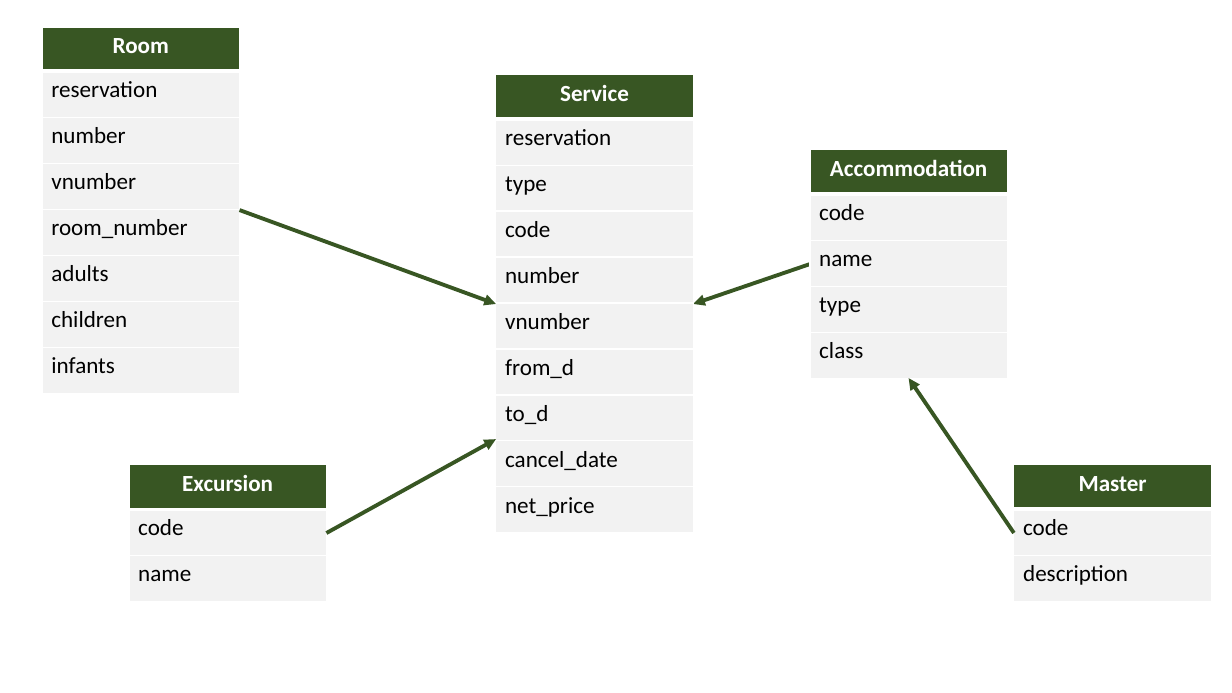
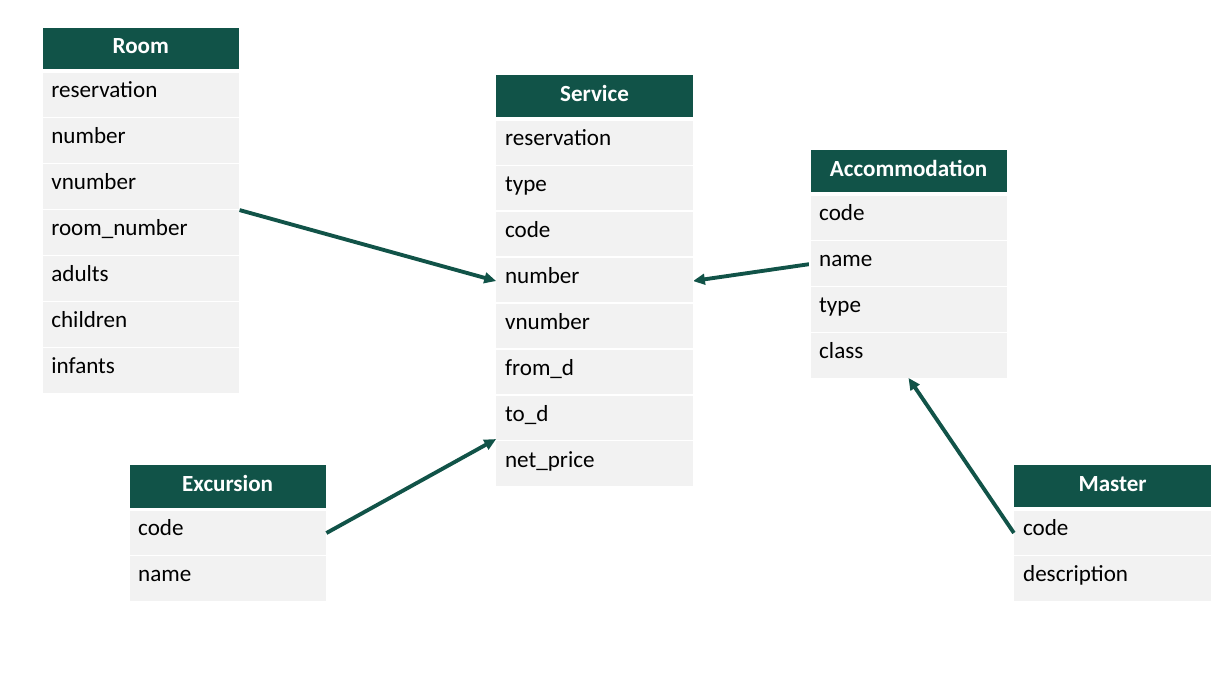
Before and after one commit to Argyro-Sioziou/thesis, a slide deck: slide 1 of images/erp.pptm. Drawn at 1232x693 pixels with LibreOffice and Linux fonts; fonts in the diff are those of the drawing. Boxes give left, top, right and bottom in pixels: in the first picture for what was removed or moved away, otherwise in the second. Text is boxed around its words. In the diff, an @@ line names an element or a change of style, - is before the commit and + after.

```diff
--- a/images/erp.pptm
+++ b/images/erp.pptm
@@ table at [43, 27, 240, 393] @@
@@ fill #385723 to #115348 in row 1, column 1 @@
@@ table at [496, 75, 694, 487] @@
-row 9: cancel_date
@@ table at [811, 150, 1008, 378] @@
@@ fill #385723 to #115348 in row 1, column 1 @@
@@ arrow moved from (239, 210) - (496, 304) to (239, 210) - (496, 281) @@
@@ arrow (239, 210) - (496, 281): stroke #385723 3 pt to #115348 3 pt @@
@@ arrow moved from (811, 264) - (693, 304) to (811, 264) - (693, 281) @@
@@ arrow (811, 264) - (693, 281): stroke #385723 3 pt to #115348 3 pt @@
@@ arrow (1014, 533) - (909, 378): stroke #385723 3 pt to #115348 3 pt @@
@@ arrow (326, 533) - (496, 439): stroke #385723 3 pt to #115348 3 pt @@
@@ table at [129, 465, 327, 602] @@
@@ fill #385723 to #115348 in row 1, column 1 @@
@@ table at [1014, 465, 1212, 601] @@
@@ fill #385723 to #115348 in row 1, column 1 @@
```
Also in this commit, not shown: 3 other files.
